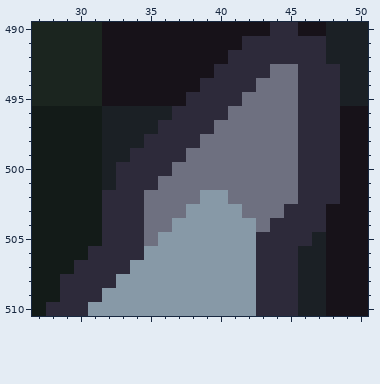
Edited in one commit: pixel-art file (assets/sprites/atlas/units.ase). The picture above was drawn from the file before the commit.
736x736 pixels, 1 frame. Colours within 5 levels of each other are drawn and written as one. Shown: x 27..50, y 490..510. The commit also changed other parts of the picture, which this record leaves out.
After:
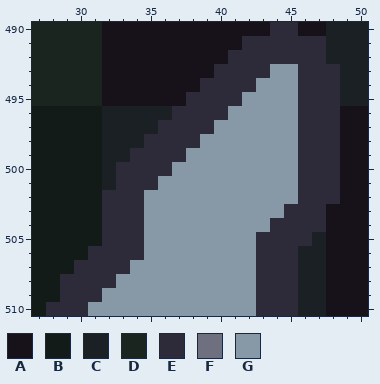
Palette (. is transparent): A #171219  B #131b18  C #1b2025  D #1b251f  E #2d2a3a  F #6e7080  G #8799a7
From old to new:
Layer "units":
Colour F gives way to colour G in row 493 at x 44 to 45; in row 494 at x 43 to 45; in row 495 at x 42 to 45; in row 496 at x 41 to 45; in row 497 at x 40 to 45; in row 498 at x 39 to 45.
Colour F gives way to colour G in row 499 at x 38 to 45; in row 500 at x 37 to 45; in row 501 at x 36 to 45; in row 502 at x 35 to 38 and 41 to 45; in row 503 at x 35 to 37 and 42 to 44; in row 504 at x 35 to 36 and 43.
Colour F gives way to colour G in row 505 at x 35.
Boxes around the changes in both pictures, in picture pixels (x1, y1, x2, y2):
changed: (144, 64, 298, 246)
